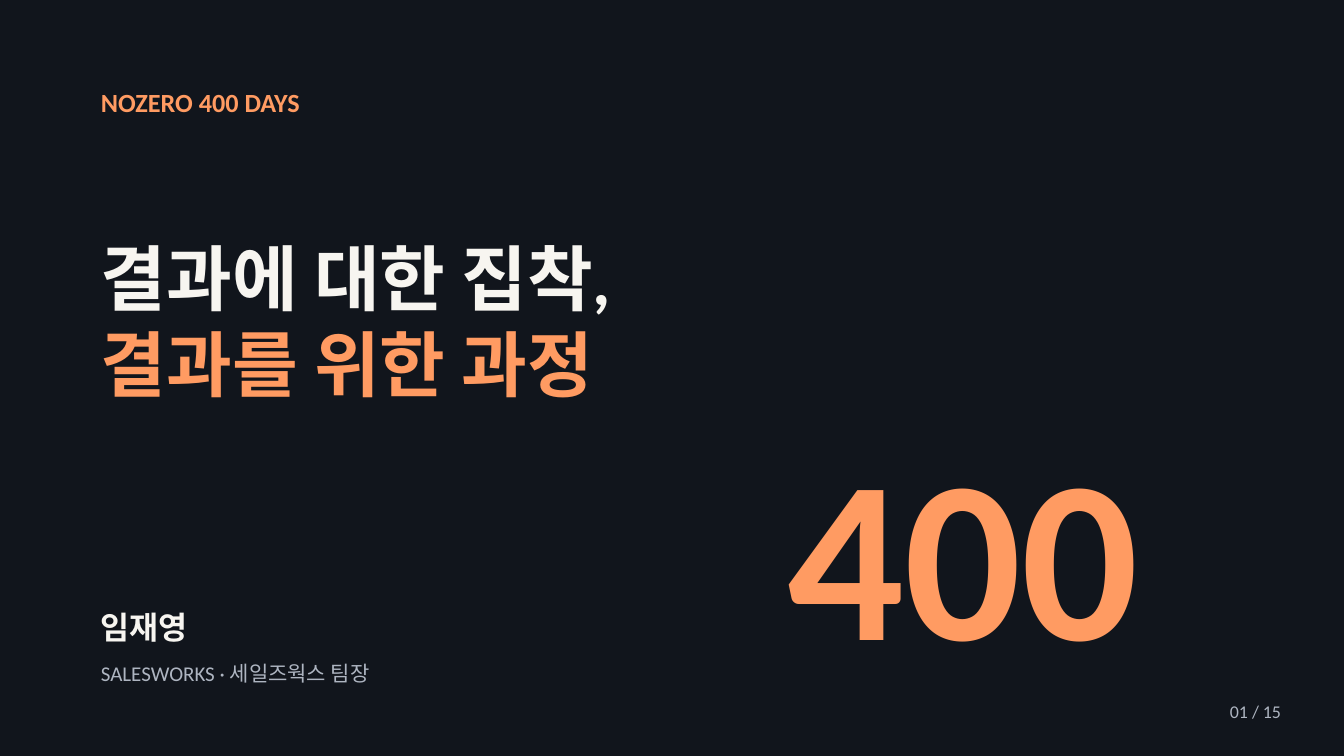
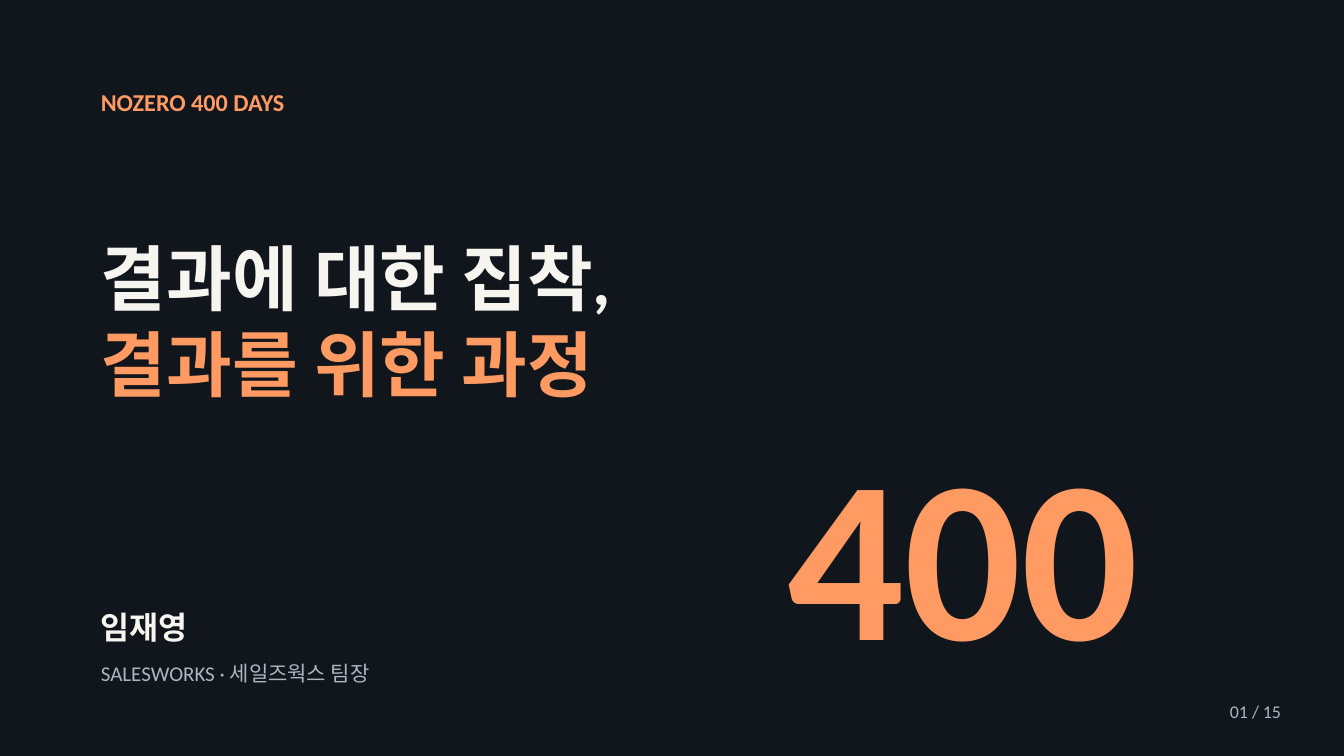
Before and after one commit to jaeyoung5178-bot/Presence, a slide deck: slide 1 of education/mentality/nozero400/NoZero-400Days.pptx. Drawn at 1344x756 pixels with LibreOffice and Linux fonts; fonts in the diff are those of the drawing. Boxes give left, top, right and bottom in pixels: in the first picture for what was removed or moved away, otherwise in the second. Text is boxed around its words. In the diff, an @@ line names an element or a change of style, - is before the commit and + after.

```diff
--- a/education/mentality/nozero400/NoZero-400Days.pptx
+++ b/education/mentality/nozero400/NoZero-400Days.pptx
@@ text "NOZERO 400 DAYS" at [101, 95, 284, 111]: size 18.8 to 17.2 pt @@
```
Also in this commit, not shown: 14 slides added, 14 slides removed, 4 other files.
